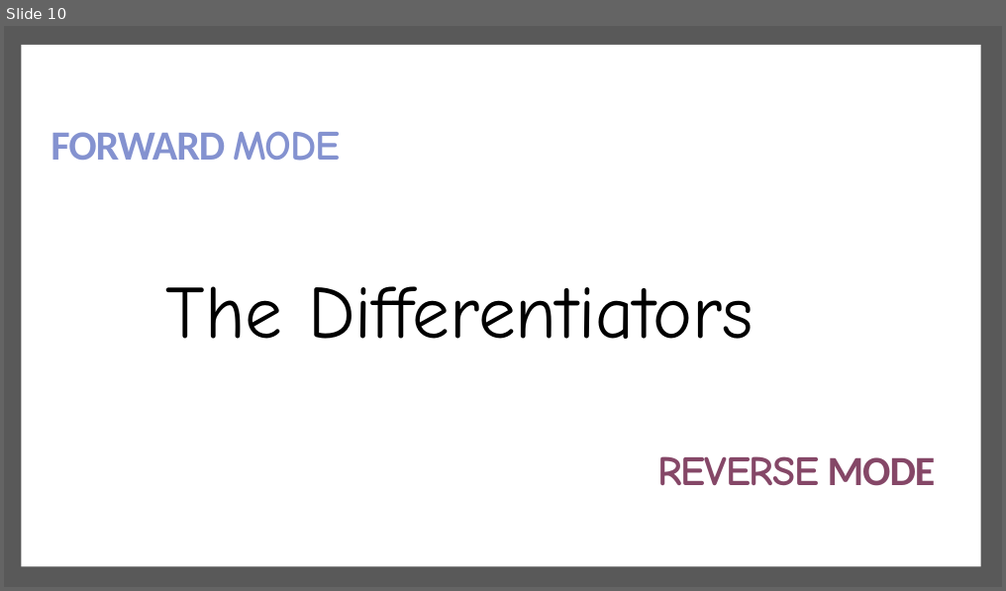
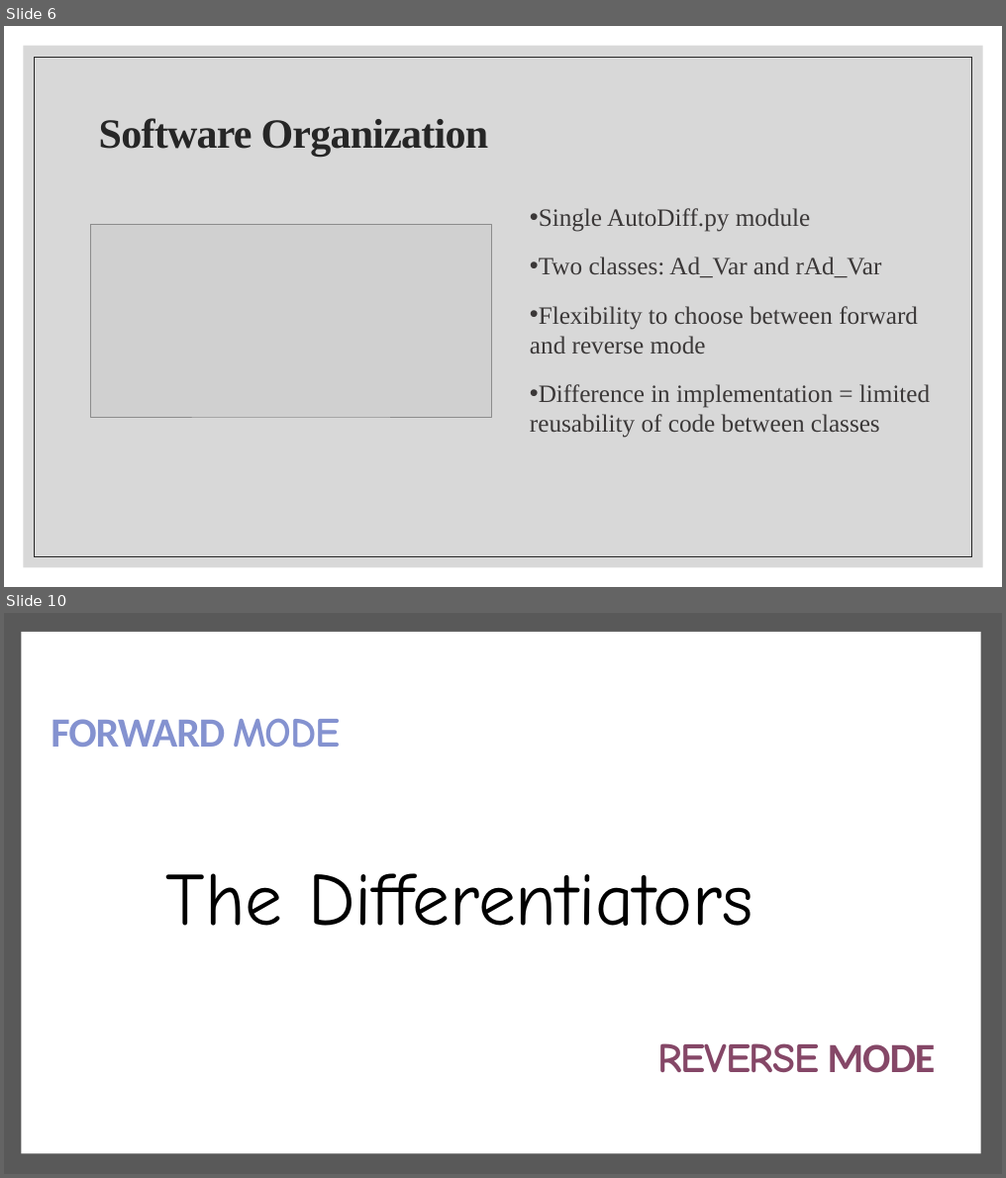
Before and after one commit to the-differentiators/cs207-FinalProject, a slide deck: docs/cs207-presentation.pptx. Shown one above the other, each under a label of ours: slide 10 before the commit, slides 6 and 10 after it; the slides between them are not shown. The pictures are 1006x591 and 1006x1178 pixels, drawn with LibreOffice and Linux fonts; fonts in the diff are those of the drawing; grey boxes stand for pictures; background and template pictures are left out. Boxes give left, top, right and bottom in pixels: in the first picture for what was removed or moved away, otherwise in the second. Text is boxed around its words. In the diff, an @@ line names an element or a change of style, - is before the commit and + after.

```diff
--- a/docs/cs207-presentation.pptx
+++ b/docs/cs207-presentation.pptx
@@ slide 6 added at (4,26,1002,587), background #FFFFFF @@
@@ rectangle added at (24,46,983,568), fill #BFBFBF at 60% opacity @@
@@ rectangle added at (35,57,972,557), outline #262626 0.5 pt @@
@@ title added at (99,118,489,156), 40 pt, text #262626, bold @@
+Software Organization
@@ picture added at (90,225,491,417) @@
@@ text added at (530,208,930,438), 24 pt, text #3B3838 @@
+• Single AutoDiff.py module
+• Two classes: Ad_Var and rAd_Var
+• Flexibility to choose between forward and reverse mode
+• Difference in implementation = limited reusability of code between classes
```
Also in this commit, not shown: 6 slides changed, 2 other slides added, 3 slides removed, 1 other file.
